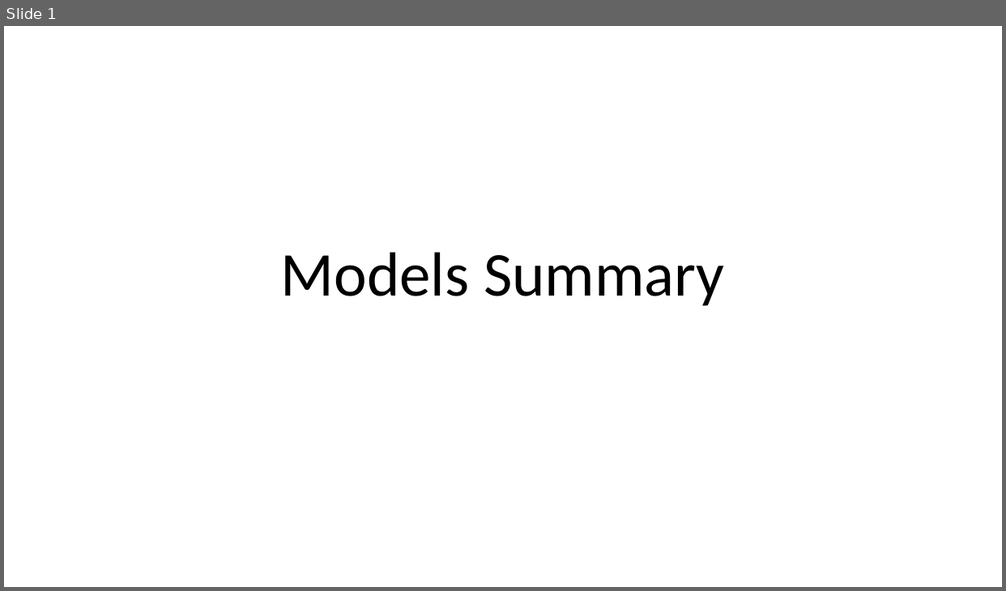
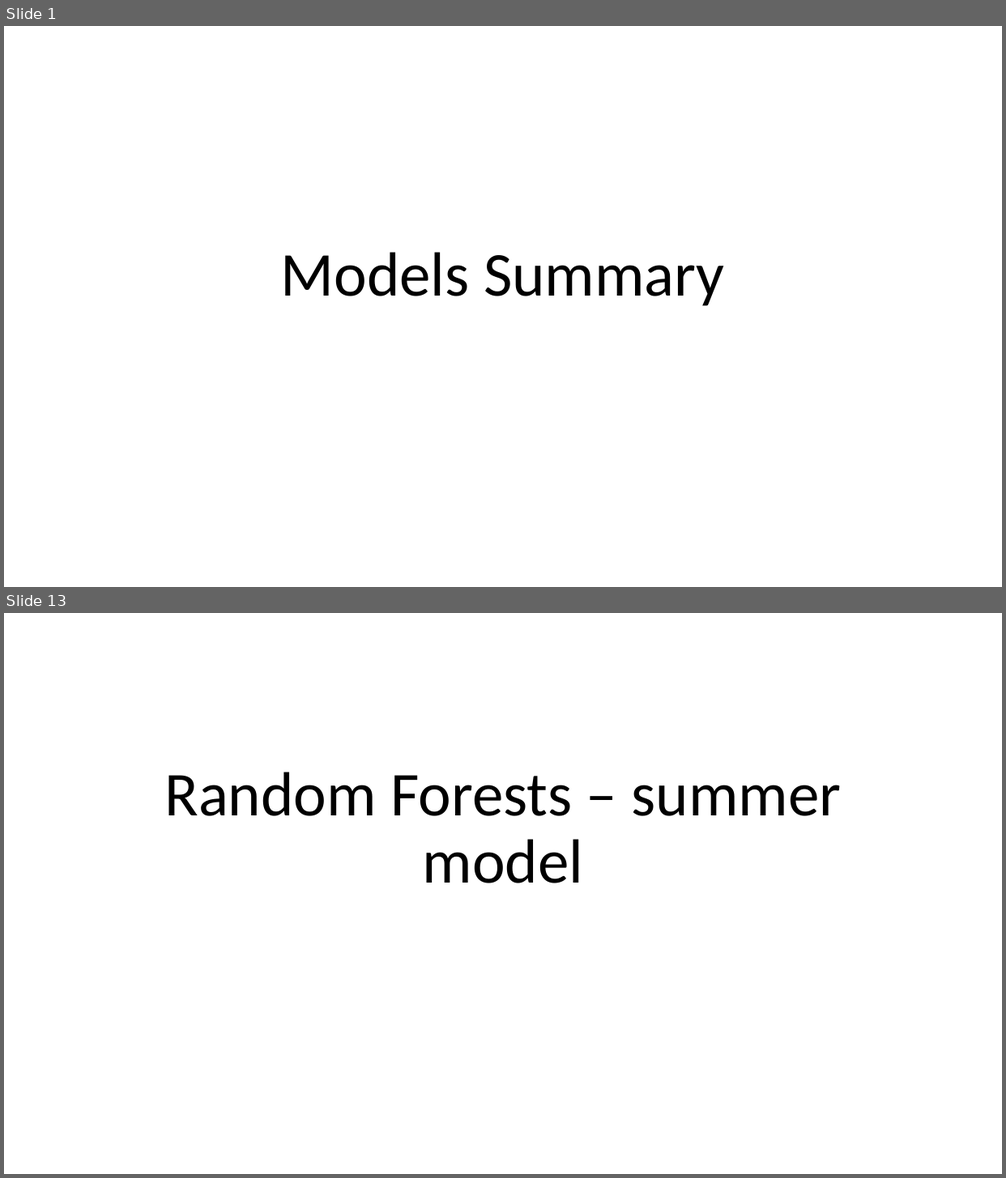
Before and after one commit to LiaCohn/clean-coasts, a slide deck: models/models.pptx. Shown one above the other, each under a label of ours: slide 1 before the commit, slides 1 and 13 after it; the slides between them are not shown. The pictures are 1006x591 and 1006x1178 pixels, drawn with LibreOffice and Linux fonts; fonts in the diff are those of the drawing. Boxes give left, top, right and bottom in pixels: in the first picture for what was removed or moved away, otherwise in the second. Text is boxed around its words. In the diff, an @@ line names an element or a change of style, - is before the commit and + after.

Commit message:
add winter and summer models

```diff
--- a/models/models.pptx
+++ b/models/models.pptx
@@ slide 13 added at [4, 613, 1002, 1174], background #FFFFFF @@
@@ title added at [164, 772, 842, 884], 60 pt, text #000000 @@
+Random Forests – summer model
```
Also in this commit, not shown: 7 slides changed, 8 other slides added, 7 other files.
